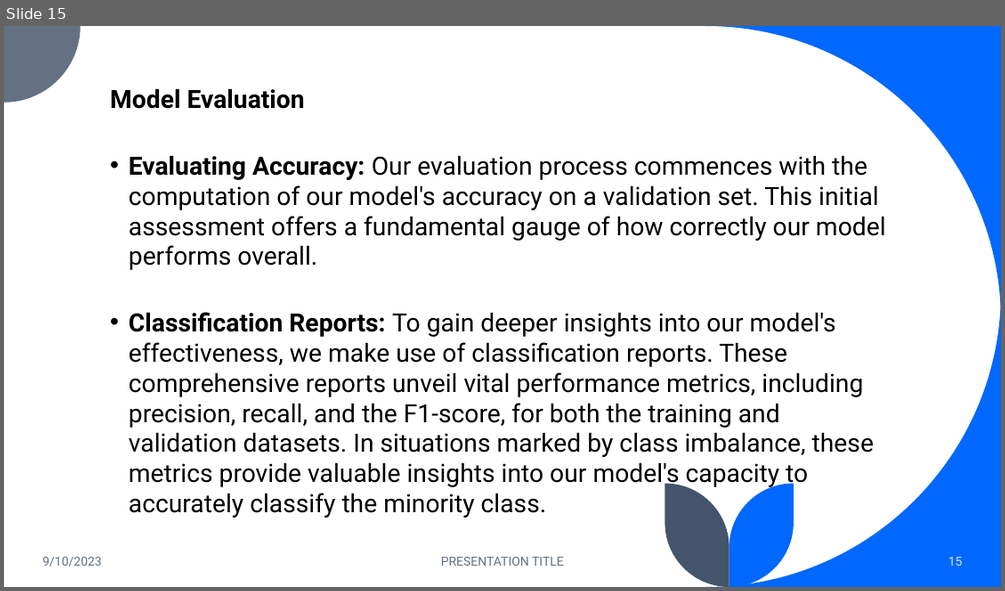
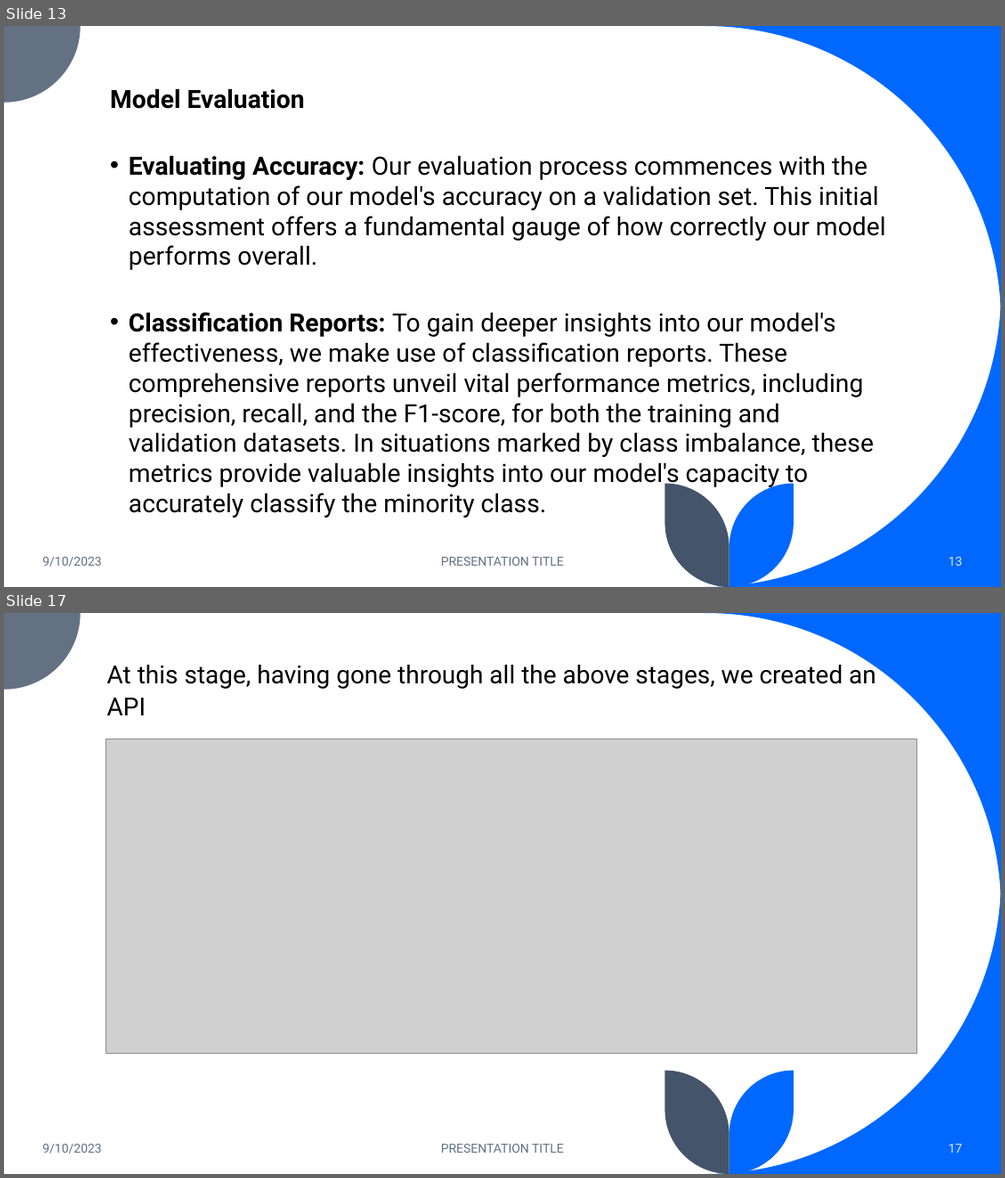
Before and after one commit to kwabenaboateng/AZUBI-CAPSTONE-PROJECT, a slide deck: Income Prediction Challenge for Azubian - PPT.pptx. Shown one above the other, each under a label of ours: slide 15 before the commit, slides 13 and 17 after it; the slides between them are not shown. The pictures are 1005x591 and 1005x1178 pixels, drawn with LibreOffice and Linux fonts; fonts in the diff are those of the drawing; grey boxes stand for pictures. Boxes give left, top, right and bottom in pixels: in the first picture for what was removed or moved away, otherwise in the second. Text is boxed around its words. In the diff, an @@ line names an element or a change of style, - is before the commit and + after.

```diff
--- a/Income Prediction Challenge for Azubian - PPT.pptx
+++ b/Income Prediction Challenge for Azubian - PPT.pptx
@@ slide 17 added at [4, 613, 1001, 1174], background #FFFFFF; not listed: 5 template elements that a slide beside it also shows @@
@@ text added at [107, 660, 876, 715], 24 pt, text #000000 @@
+At this stage, having gone through all the above stages, we created an API
@@ picture added at [105, 738, 917, 1053] @@
@@ text added at [42, 1143, 102, 1153], 12 pt, text #637183 @@
+9/10/2023
@@ text added at [441, 1143, 564, 1152], 12 pt, text #637183 @@
+PRESENTATION TITLE
@@ page number added at [948, 1143, 963, 1152], 12 pt, text #DAE5EF @@
+17
@@ what was slide 15 is now slide 13 @@
@@ page number at [948, 556, 963, 565]: text changed @@
-15
+13
```
Also in this commit, not shown: 7 slides changed, 2 other slides added, 11 slides removed, 8 other files.
